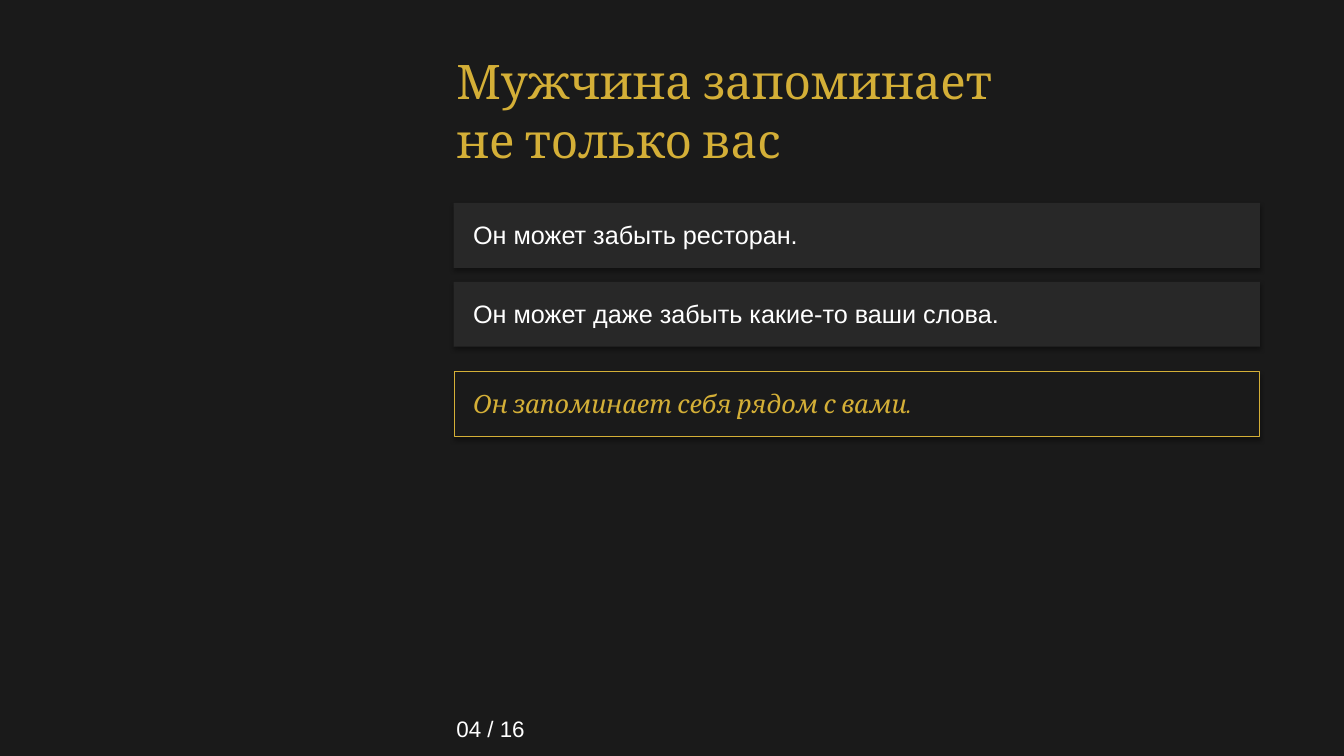
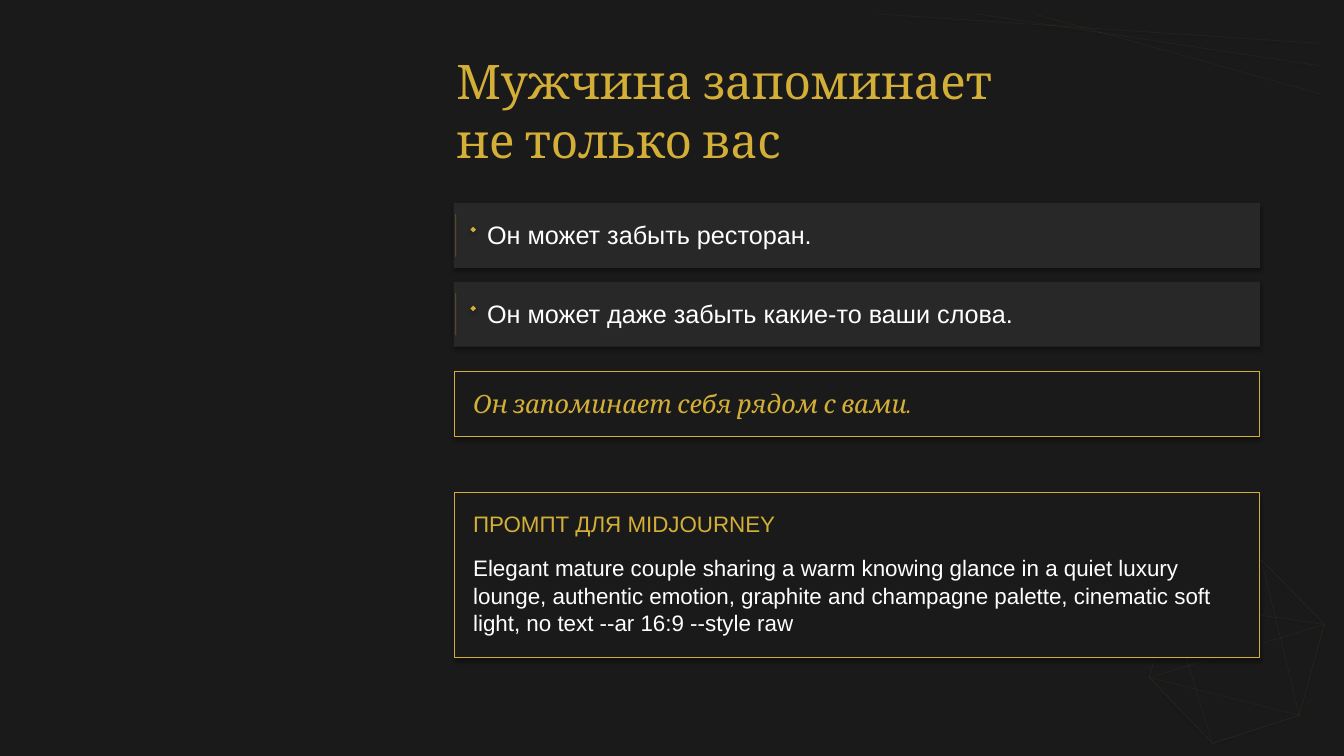
Before and after one commit to babylonofkommod-ai/-, a slide deck: slide 4 of Ваш Кристалл незабываемости.pptx. Drawn at 1344x756 pixels with LibreOffice and Linux fonts; fonts in the diff are those of the drawing. Boxes give left, top, right and bottom in pixels: in the first picture for what was removed or moved away, otherwise in the second. Text is boxed around its words. In the diff, an @@ line names an element or a change of style, - is before the commit and + after.

Commit message:
Add subtle crystal graphics and Midjourney prompt containers; remove slide numbering

```diff
--- a/Ваш Кристалл незабываемости.pptx
+++ b/Ваш Кристалл незабываемости.pptx
@@ text "Он может забыть ресторан.": place and size @@
-text "Он может забыть ресторан." at <box>473,225,798,250</box>
+text "Он может забыть ресторан." at <box>487,225,812,250</box>
@@ line added from (456, 214) to (456, 257), #D4AF37 0.5 pt @@
@@ diamond added at <box>471,227,477,233</box>, fill #D4AF37 @@
@@ text "Он может даже забыть какие-то ...": place and size @@
-text "Он может даже забыть какие-то ..." at <box>473,304,999,328</box>
+text "Он может даже забыть какие-то ..." at <box>487,304,1013,328</box>
@@ line added from (456, 293) to (456, 336), #D4AF37 0.5 pt @@
@@ diamond added at <box>471,306,477,312</box>, fill #D4AF37 @@
@@ rectangle added at <box>455,493,1260,657</box>, fill #1A1A1A, outline #D4AF37 0.75 pt @@
@@ text added at <box>473,516,776,537</box>, 16 pt, text #D4AF37 @@
+ПРОМПТ ДЛЯ MIDJOURNEY
@@ text added at <box>473,559,1210,636</box>, 16 pt, text #FFFFFF @@
+Elegant mature couple sharing a warm knowing glance in a quiet luxury
+lounge, authentic emotion, graphite and champagne palette, cinematic soft
+light, no text --ar 16:9 --style raw
@@ line added from (1170, 602) to (1261, 561), #D4AF37 0.35 pt @@
@@ line added from (1261, 561) to (1325, 624), #D4AF37 0.35 pt @@
@@ line added from (1261, 561) to (1300, 716), #D4AF37 0.3 pt @@
@@ line added from (1149, 678) to (1170, 602), #D4AF37 0.35 pt @@
@@ line added from (1325, 624) to (1149, 678), #D4AF37 0.3 pt @@
@@ line added from (1170, 602) to (1325, 624), #D4AF37 0.3 pt @@
@@ line added from (1170, 602) to (1213, 744), #D4AF37 0.3 pt @@
@@ text removed at <box>456,721,525,738</box> @@
-04 / 16
```
Also in this commit, not shown: 15 other slides changed, 2 other files.
